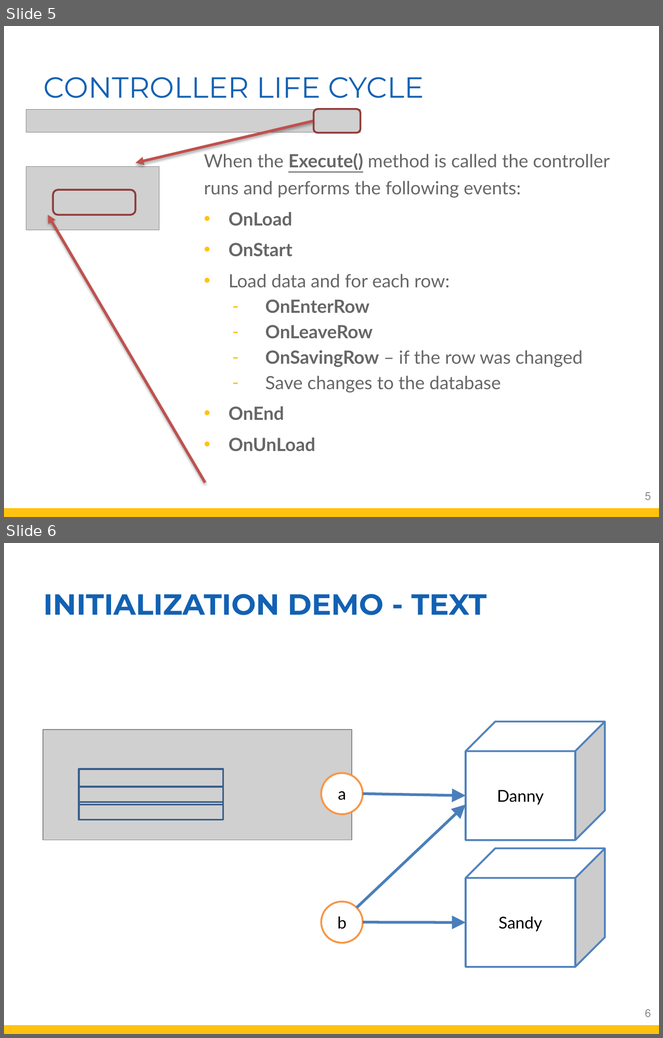
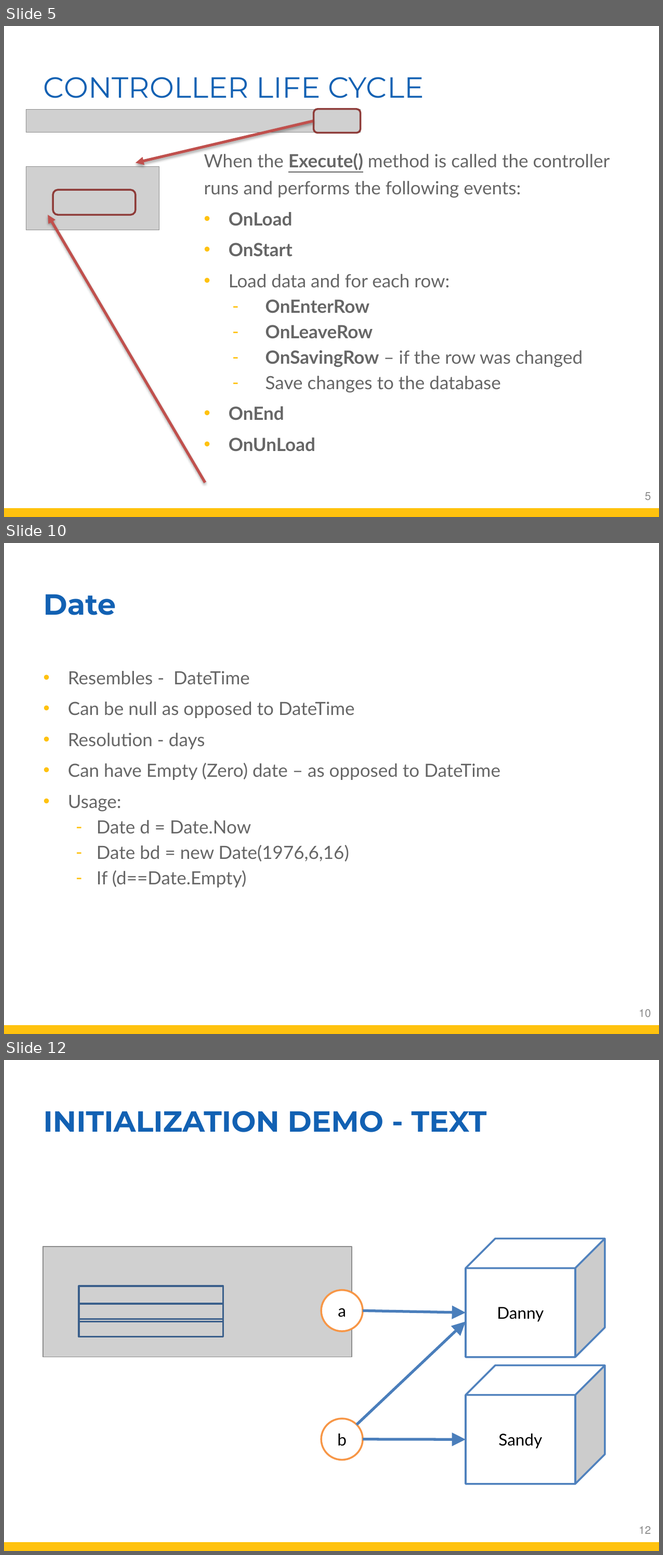
Before and after one commit to FireflyMigration/firefly-doc, a slide deck: dev-docs/guide/Training.pptx. Shown one above the other, each under a label of ours: slides 5 and 6 before the commit, slides 5, 10 and 12 after it; the slides between them are not shown. The pictures are 663x1038 and 663x1555 pixels, drawn with LibreOffice and Linux fonts; fonts in the diff are those of the drawing; grey boxes stand for pictures; background and template pictures are left out. Boxes give left, top, right and bottom in pixels: in the first picture for what was removed or moved away, otherwise in the second. Text is boxed around its words. In the diff, an @@ line names an element or a change of style, - is before the commit and + after.

```diff
--- a/dev-docs/guide/Training.pptx
+++ b/dev-docs/guide/Training.pptx
@@ slide 10 added at (x1=4, y1=543, x2=659, y2=1034), background #FFFFFF; not listed: 1 template element that a slide beside it also shows @@
@@ title added at (x1=44, y1=594, x2=116, y2=615), 32 pt, text #1261B3, bold @@
+Date
@@ text added at (x1=68, y1=671, x2=501, y2=888), 20 pt, text #666666 @@
+• Resembles - DateTime
+• Can be null as opposed to DateTime
+• Resolution - days
+• Can have Empty (Zero) date – as opposed to DateTime
+• Usage:
+  – Date d = Date.Now
+  – Date bd = new Date(1976,6,16)
+  – If (d==Date.Empty)
@@ page number added at (x1=639, y1=1009, x2=651, y2=1018), 12 pt, text #898989 @@
+10
@@ what was slide 6 is now slide 12 @@
@@ page number at (x1=639, y1=1526, x2=651, y2=1534): text changed @@
-6
+12
```
Also in this commit, not shown: 5 other slides added, 1 other file.
